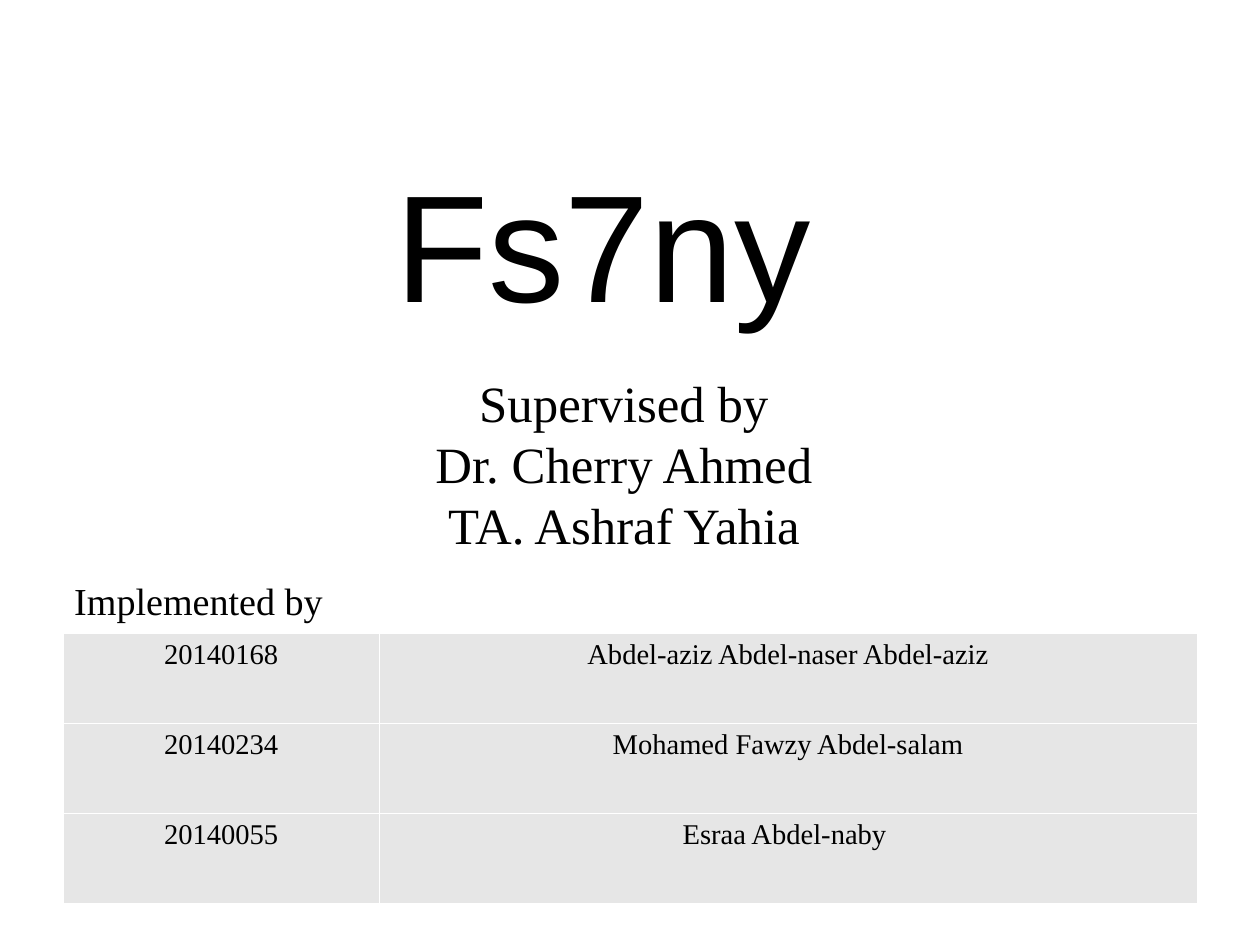
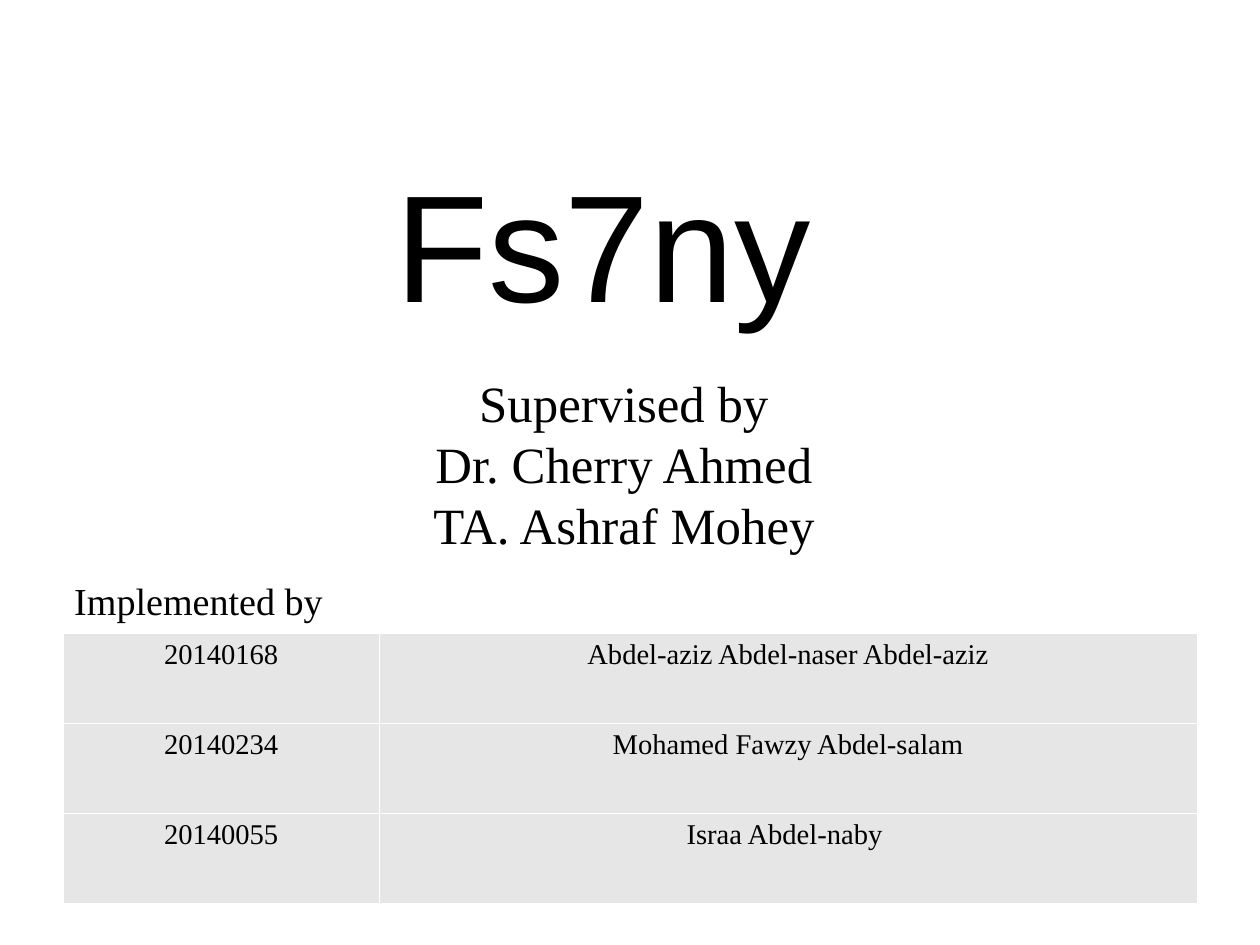
Before and after one commit to ZizoNaser/Fs7ny, a slide deck: slide 1 of MidYearPresentation/FCI-CU-GP-Midyear-PresentationV0.0.1.pptx. Drawn at 1260x945 pixels with LibreOffice and Linux fonts; fonts in the diff are those of the drawing. Boxes give left, top, right and bottom in pixels: in the first picture for what was removed or moved away, otherwise in the second. Text is boxed around its words. In the diff, an @@ line names an element or a change of style, - is before the commit and + after.

```diff
--- a/MidYearPresentation/FCI-CU-GP-Midyear-PresentationV0.0.1.pptx
+++ b/MidYearPresentation/FCI-CU-GP-Midyear-PresentationV0.0.1.pptx
@@ text at [433, 508, 815, 554]: text changed @@
-TA. Ashraf Yahia
+TA. Ashraf Mohey
@@ table at [63, 633, 1197, 903] @@
-row 3, column 2: Esraa Abdel-naby
+row 3, column 2: Israa Abdel-naby
```
Also in this commit, not shown: 1 other slide changed.
